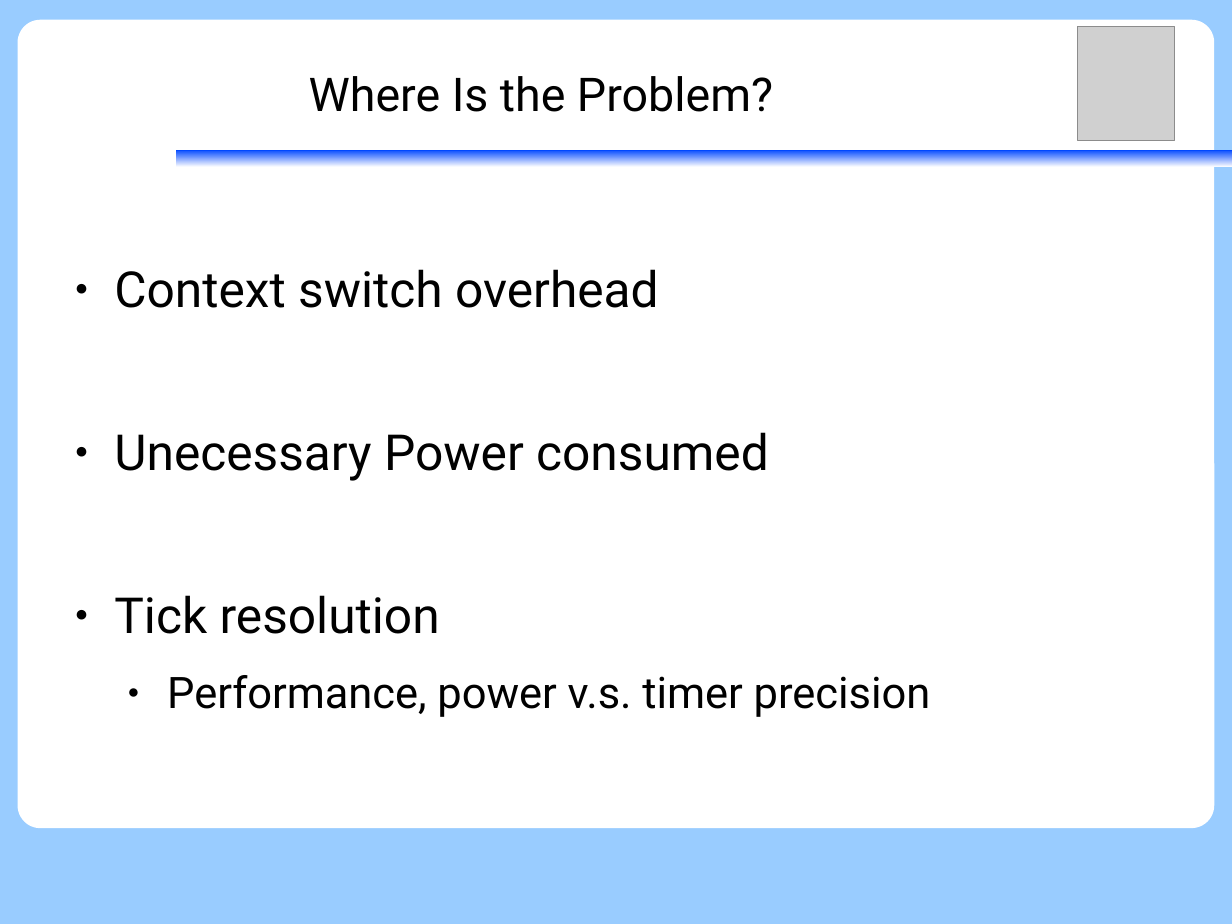
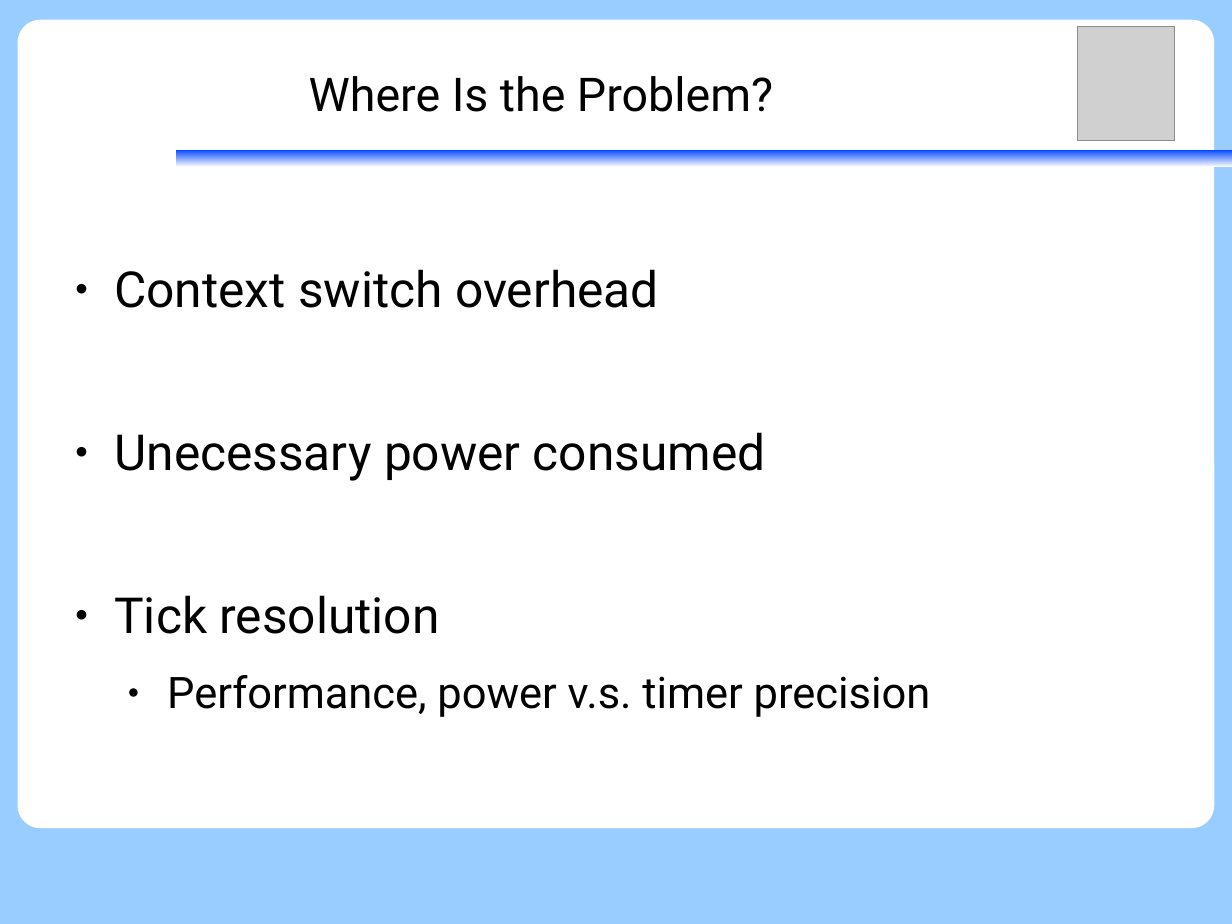
Before and after one commit to vh21/documents, a slide deck: slide 9 of ukernel/2014-01-09-f9kernel-ktimer.odp. Drawn at 1232x924 pixels with LibreOffice and Linux fonts; fonts in the diff are those of the drawing; grey boxes stand for pictures. Boxes give left, top, right and bottom in pixels: in the first picture for what was removed or moved away, otherwise in the second. Text is boxed around its words. In the diff, an @@ line names an element or a change of style, - is before the commit and + after.

Commit message:
ukernel: update e-mail and fix typo

```diff
--- a/ukernel/2014-01-09-f9kernel-ktimer.odp
+++ b/ukernel/2014-01-09-f9kernel-ktimer.odp
@@ text at [114,432,766,481]: text changed @@
-● Unecessary Power consumed
+● Unecessary power consumed
```
Also in this commit, not shown: 1 other slide changed.
